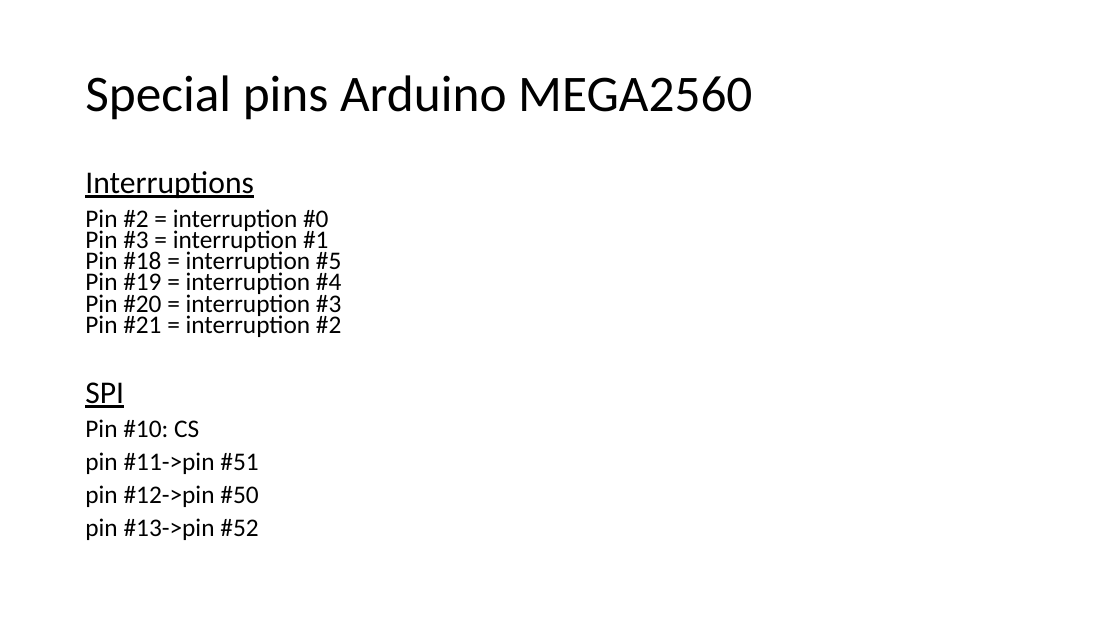
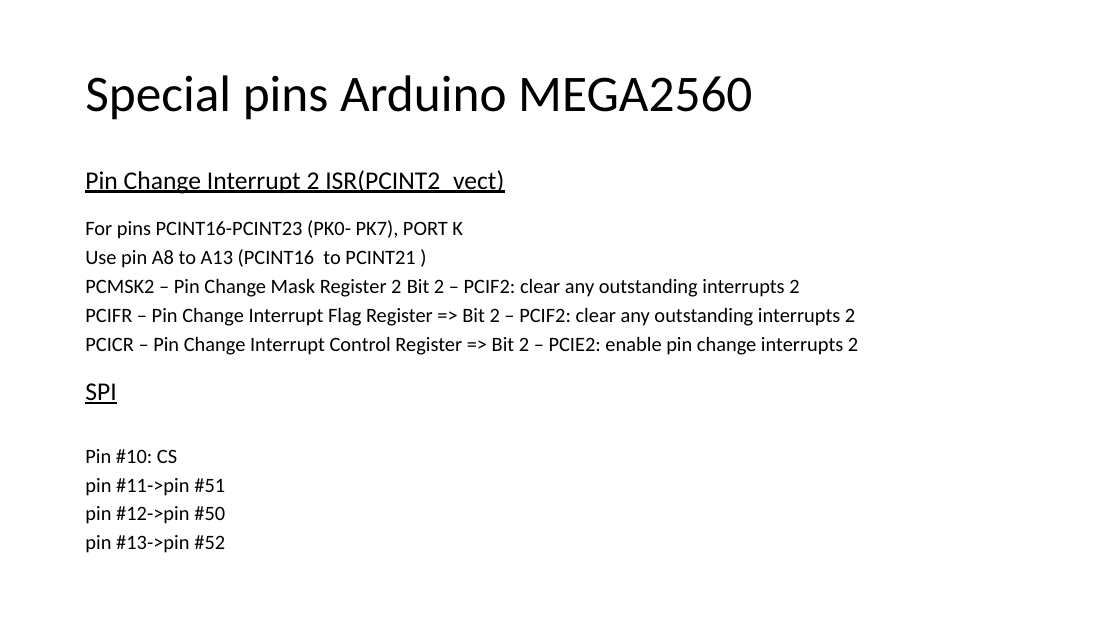
Before and after one commit to RobotEdh/RobotMicroControl, a slide deck: slide 10 of libraries/Diagramm Drone.pptx. Drawn at 1120x630 pixels with LibreOffice and Linux fonts; fonts in the diff are those of the drawing. Boxes give left, top, right and bottom in pixels: in the first picture for what was removed or moved away, otherwise in the second. Text is boxed around its words. In the diff, an @@ line names an element or a change of style, - is before the commit and + after.

```diff
--- a/libraries/Diagramm Drone.pptx
+++ b/libraries/Diagramm Drone.pptx
@@ text at [85, 170, 858, 355]: text changed; size 21.7 to 17.5 pt @@
-Interruptions
-Pin #2 = interruption #0
-Pin #3 = interruption #1
-Pin #18 = interruption #5
-Pin #19 = interruption #4
-Pin #20 = interruption #3
-Pin #21 = interruption #2
+Pin Change Interrupt 2 ISR(PCINT2_vect)
+For pins PCINT16-PCINT23 (PK0- PK7), PORT K
+Use pin A8 to A13 (PCINT16 to PCINT21 )
+PCMSK2 – Pin Change Mask Register 2 Bit 2 – PCIF2: clear any outstanding interrupts 2
+PCIFR – Pin Change Interrupt Flag Register => Bit 2 – PCIF2: clear any outstanding interrupts 2
+PCICR – Pin Change Interrupt Control Register => Bit 2 – PCIE2: enable pin change interrupts 2
@@ text at [85, 383, 225, 553]: size 27.1 to 21.9 pt in "SPI"; size 21.7 to 17.5 pt in "Pin #10: CS", "pin #11->pin #51", "pin #12->pin #50", "pin #13->pin #52" @@
```
Also in this commit, not shown: 1 other slide changed, 1 slide added, 6 other files.
